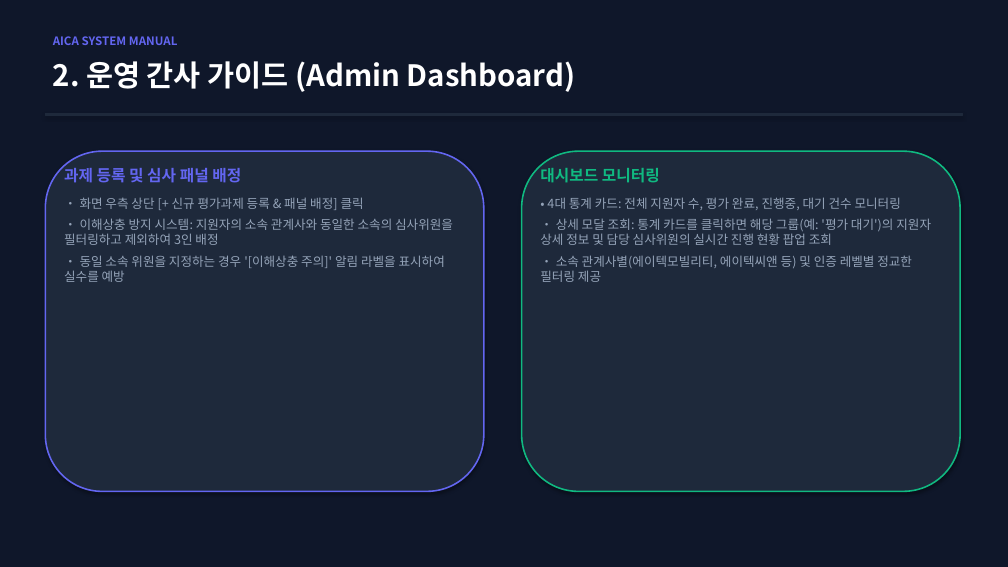
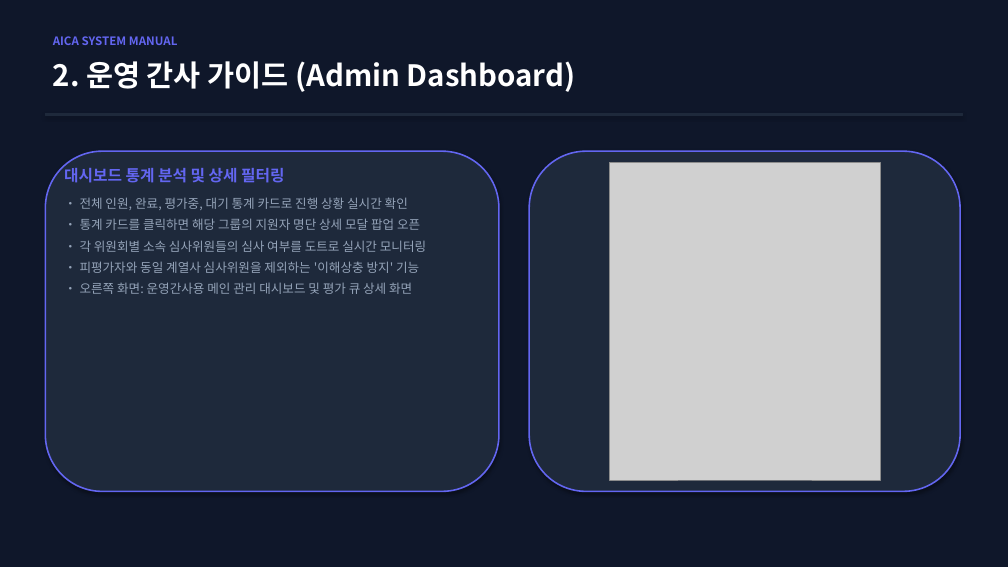
Before and after one commit to teckyun73/AICA_COMPETENCY, a slide deck: slide 3 of AICA_System_User_Manual.pptx. Drawn at 1008x567 pixels with LibreOffice and Linux fonts; fonts in the diff are those of the drawing; grey boxes stand for pictures. Boxes give left, top, right and bottom in pixels: in the first picture for what was removed or moved away, otherwise in the second. Text is boxed around its words. In the diff, an @@ line names an element or a change of style, - is before the commit and + after.

Commit message:
docs: updating AICA User Manual PPTX to include actual app screenshots in a 2-column layout

```diff
--- a/AICA_System_User_Manual.pptx
+++ b/AICA_System_User_Manual.pptx
@@ rounded rectangle: place and size @@
-rounded rectangle at <box>45,151,484,492</box>
+rounded rectangle at <box>45,151,499,492</box>
@@ text at <box>64,166,426,294</box>: text changed @@
-과제 등록 및 심사 패널 배정
-• 화면 우측 상단 [+ 신규 평가과제 등록 & 패널 배정] 클릭
-• 이해상충 방지 시스템: 지원자의 소속 관계사와 동일한 소속의 심사위원을 필터링하고 제외하여 3인 배정
-• 동일 소속 위원을 지정하는 경우 '[이해상충 주의]' 알림 라벨을 표시하여 실수를 예방
+대시보드 통계 분석 및 상세 필터링
+• 전체 인원, 완료, 평가중, 대기 통계 카드로 진행 상황 실시간 확인
+• 통계 카드를 클릭하면 해당 그룹의 지원자 명단 상세 모달 팝업 오픈
+• 각 위원회별 소속 심사위원들의 심사 여부를 도트로 실시간 모니터링
+• 피평가자와 동일 계열사 심사위원을 제외하는 '이해상충 방지' 기능
+• 오른쪽 화면: 운영간사용 메인 관리 대시보드 및 평가 큐 상세 화면
@@ rounded rectangle: place and size @@
-rounded rectangle at <box>522,151,960,492</box>
+rounded rectangle at <box>529,151,960,492</box>
@@ rounded rectangle at <box>529,151,960,492</box>: outline #10B981 1.5 pt to #6366F1 1.5 pt @@
@@ text removed at <box>540,166,931,282</box> @@
-대시보드 모니터링
-• 4대 통계 카드: 전체 지원자 수, 평가 완료, 진행중, 대기 건수 모니터링
-• 상세 모달 조회: 통계 카드를 클릭하면 해당 그룹(예: '평가 대기')의 지원자 상세 정보 및 담당 심사위원의 실시간 진행 현황 팝업 조회
-• 소속 관계사별(에이텍모빌리티, 에이텍씨앤 등) 및 인증 레벨별 정교한 필터링 제공
@@ picture added at <box>609,163,880,480</box> @@
```
Also in this commit, not shown: 5 other slides changed.
